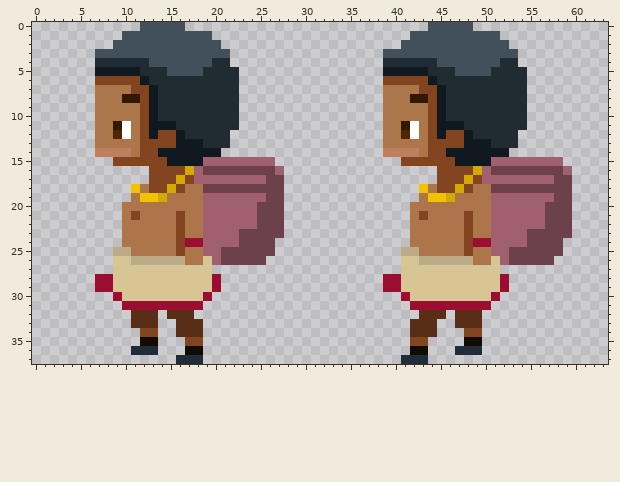
Pixel-art sprite, stored at phasertemplate-master/images/Aldeano/AldeanoLado.png. The picture above is the old version.
The file is 64x38 pixels.
After:
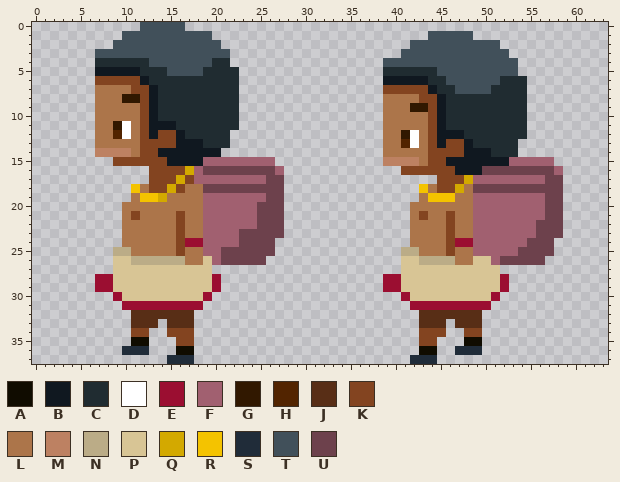
Palette (. is transparent): A #100c00  B #101820  C #202c31  D #ffffff  E #9b0e31  F #a16070  G #311800  H #522400  J #582e16  K #834420  L #ac754a  M #bd8162  N #bbac87  P #d8c595  Q #d3a900  R #f4c300  S #202c39  T #41505a  U #6d414c
The author wrote: modificadas animaciones aldeanos
The edit:
Changed rows in their new state; - is an unchanged pixel.
first column x 39:
 0 -----.....-----------
 1 ---..-----...--------
 2 --.----------.-------
 3 ..------------.------
 4 TTTTTT-------TT------
 5 CCCCC-TT----TTT.-----
 6 BBBBBC-TTTTTT--------
 7 KKKK-BC-TTTT---------
 8 ---LK----------------
 9 ---GG----------------
11 --LL---CC------------
12 --G----BBC-----C-----
13 --HD--B---CC---------
14 LLLL---KK---CCC------
15 MMMML--B----BB-----.-
16 --KKKK--BBBU-------F.
17 ----------F-------U-.
18 ---------LUU--------.
19 -------R--FF------U-.
20 ----------FF--------.
21 -------K-LFF--------.
22 -------K-LFF-----U--.
23 -------K-LFF----F---.
24 -------KEEFF-------.-
25 -------K-LFF--F----.-
26 --------LLPPFU----.--
first column x 10:
32 ----J-------------------------------J
33 -----J--.-----------------------.--J-
34 -K-.-KKK.-----------------------.KKK-
35 -A-.--K-.-----------------------.-K--
36 S--.--A-.-----------------------.-A--
37 -----S--.----------------------.--S--
Where, in picture pixels (left, top, right, bottom), the same in both pictures:
changed: (383, 22, 572, 265)
changed: (122, 310, 203, 364)
changed: (401, 310, 455, 364)
